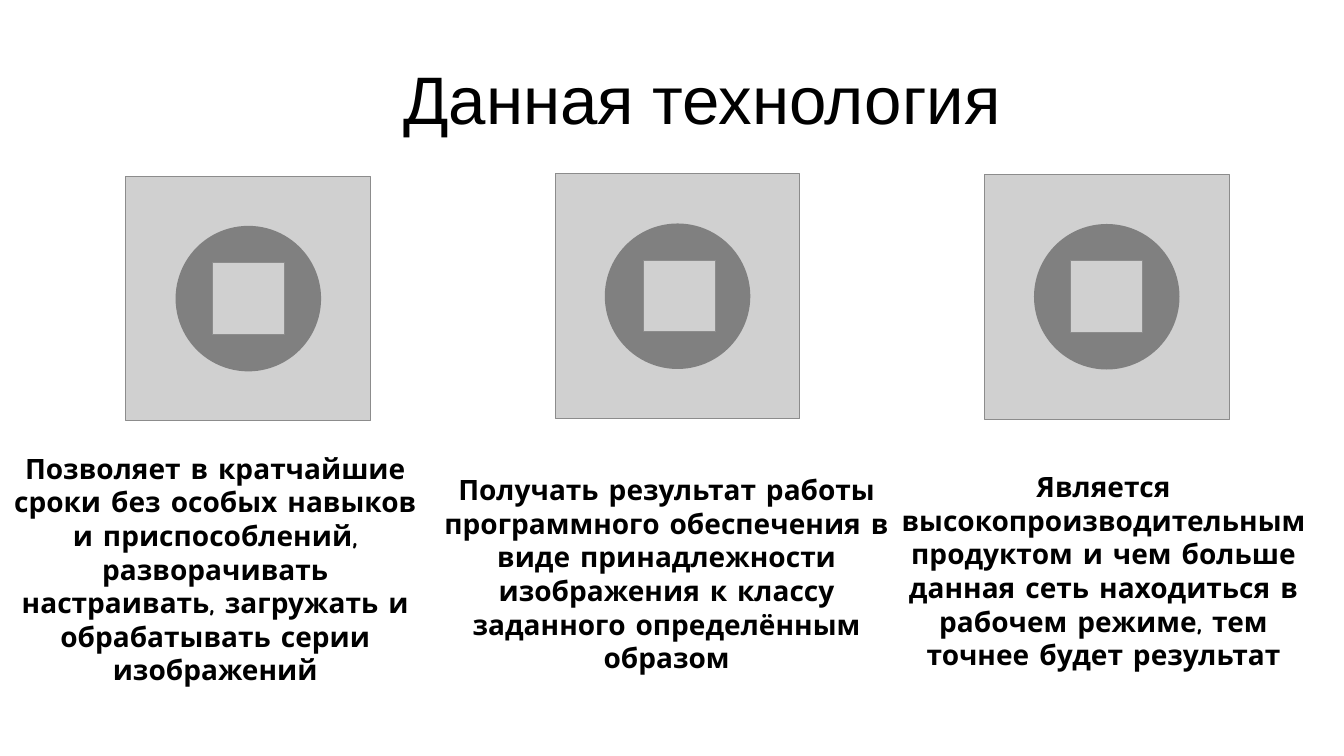
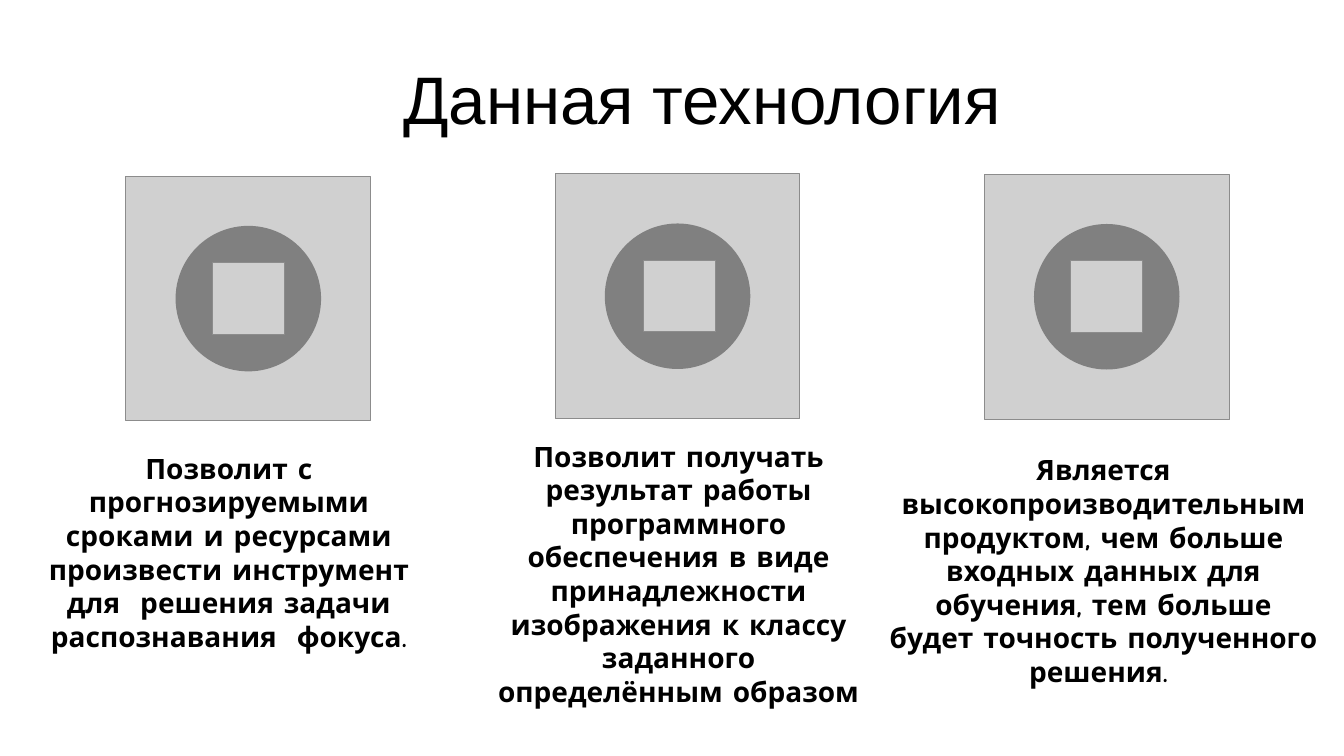
Before and after one commit to pooh2014/ARTIFICIAL-INTELLIGENCE, a slide deck: slide 4 of Documents/Презентация отчет.pptx. Drawn at 1344x756 pixels with LibreOffice and Linux fonts; fonts in the diff are those of the drawing; grey boxes stand for pictures; background and template pictures are left out. Boxes give left, top, right and bottom in pixels: in the first picture for what was removed or moved away, otherwise in the second. Text is boxed around its words. In the diff, an @@ line names an element or a change of style, - is before the commit and + after.

Commit message:
ап

```diff
--- a/Documents/Презентация отчет.pptx
+++ b/Documents/Презентация отчет.pptx
@@ text at [498,447,859,709]: text changed @@
-Получать результат работы программного обеспечения в виде принадлежности изображения к классу заданного определённым образом
+Позволит получать результат работы программного обеспечения в виде принадлежности изображения к классу заданного определённым образом
@@ text at [49,459,409,654]: text changed @@
-Позволяет в кратчайшие сроки без особых навыков и приспособлений, разворачивать настраивать, загружать и обрабатывать серии изображений
+Позволит с прогнозируемыми сроками и ресурсами произвести инструмент для решения задачи распознавания фокуса.
@@ text at [890,460,1317,689]: text changed @@
-Является высокопроизводительным продуктом и чем больше данная сеть находиться в рабочем режиме, тем точнее будет результат
+Является высокопроизводительным продуктом, чем больше входных данных для обучения, тем больше будет точность полученного решения.
```
Also in this commit, not shown: 2 other slides changed, 2 slides added, 1 slide removed.
